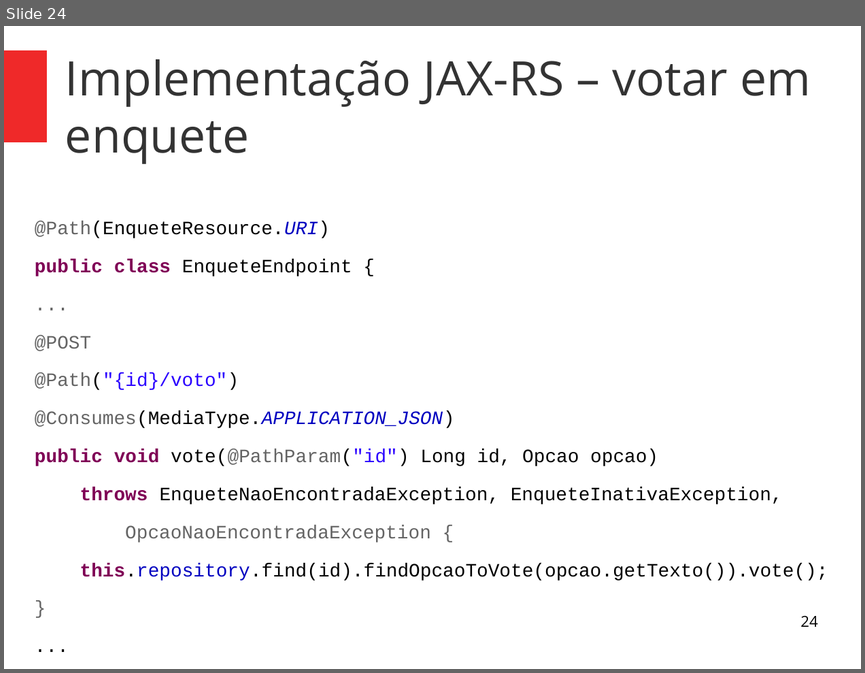
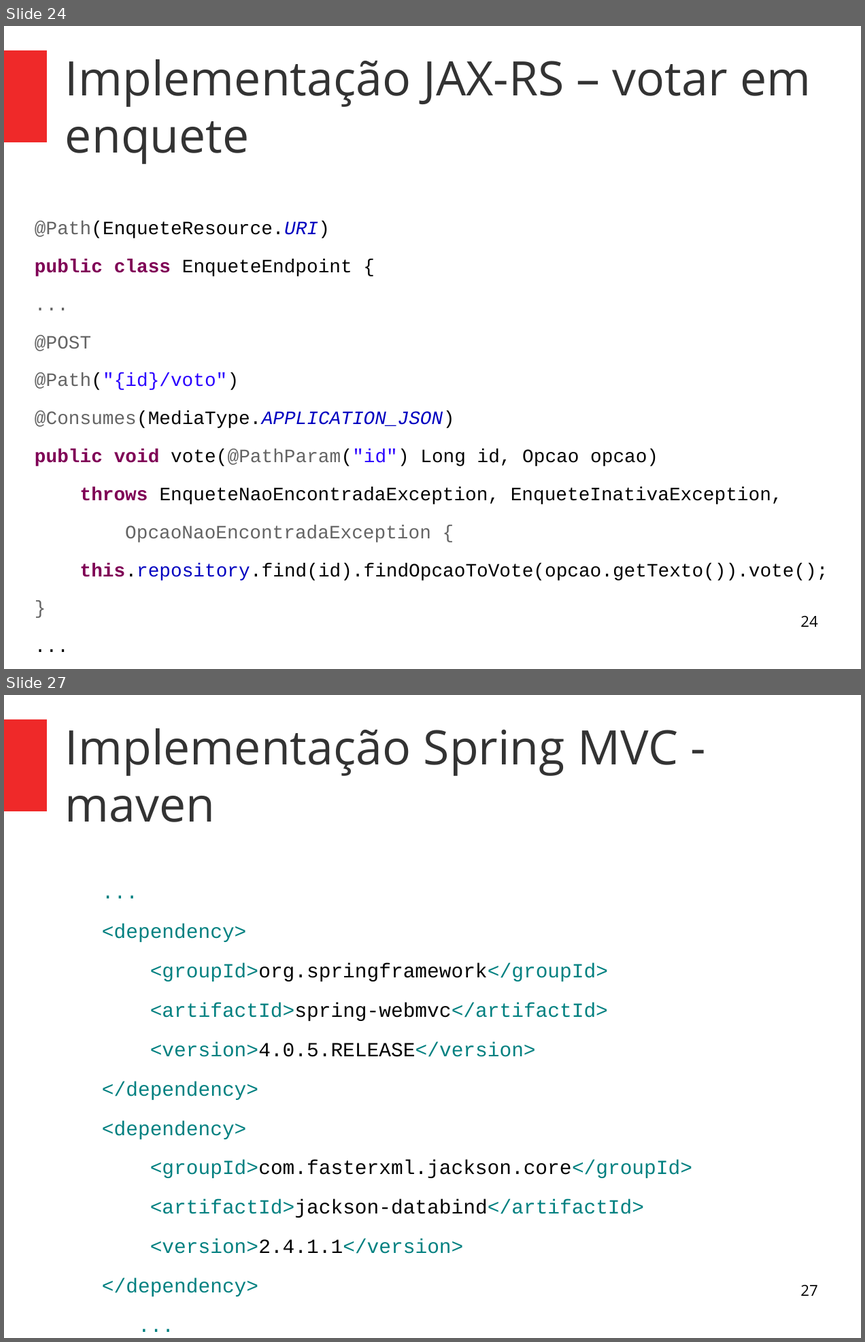
Before and after one commit to alexandrefvb/restful-webservices-workshop, a slide deck: apresentacao/parte2-pratica.odp. Shown one above the other, each under a label of ours: slide 24 before the commit, slides 24 and 27 after it; the slides between them are not shown. The pictures are 865x673 and 865x1342 pixels, drawn with LibreOffice and Linux fonts; fonts in the diff are those of the drawing. Boxes give left, top, right and bottom in pixels: in the first picture for what was removed or moved away, otherwise in the second. Text is boxed around its words. In the diff, an @@ line names an element or a change of style, - is before the commit and + after.

Commit message:
Apresentacao parte 2 - Spring MVC

```diff
--- a/apresentacao/parte2-pratica.odp
+++ b/apresentacao/parte2-pratica.odp
@@ slide 27 added at [4, 695, 861, 1338], background #FFFFFF; not listed: 1 template element that a slide beside it also shows @@
@@ title added at [65, 728, 678, 822], 44 pt, text #333333 @@
+Implementação Spring MVC - maven
@@ text added at [102, 923, 692, 1253], 18.6 pt, text #008080 @@
+...
+<dependency>
+<groupId>org.springframework</groupId>
+<artifactId>spring-webmvc</artifactId>
+<version>4.0.5.RELEASE</version>
+</dependency>
+<dependency>
+<groupId>com.fasterxml.jackson.core</groupId>
+<artifactId>jackson-databind</artifactId>
+<version>2.4.1.1</version>
+</dependency>
+...
@@ page number added at [800, 1285, 817, 1295], 14 pt, text #000000 @@
+27
```
Also in this commit, not shown: 4 slides changed, 13 other slides added, 2 other files.
